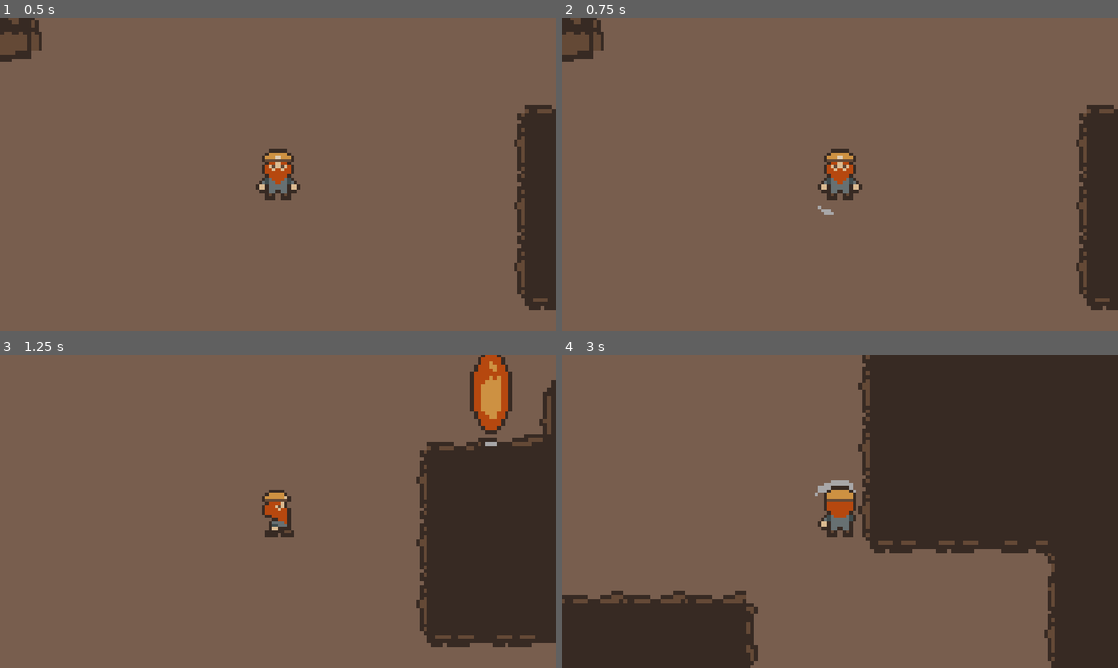
Above: before the commit, frames 1-4 (two rows, left to right).
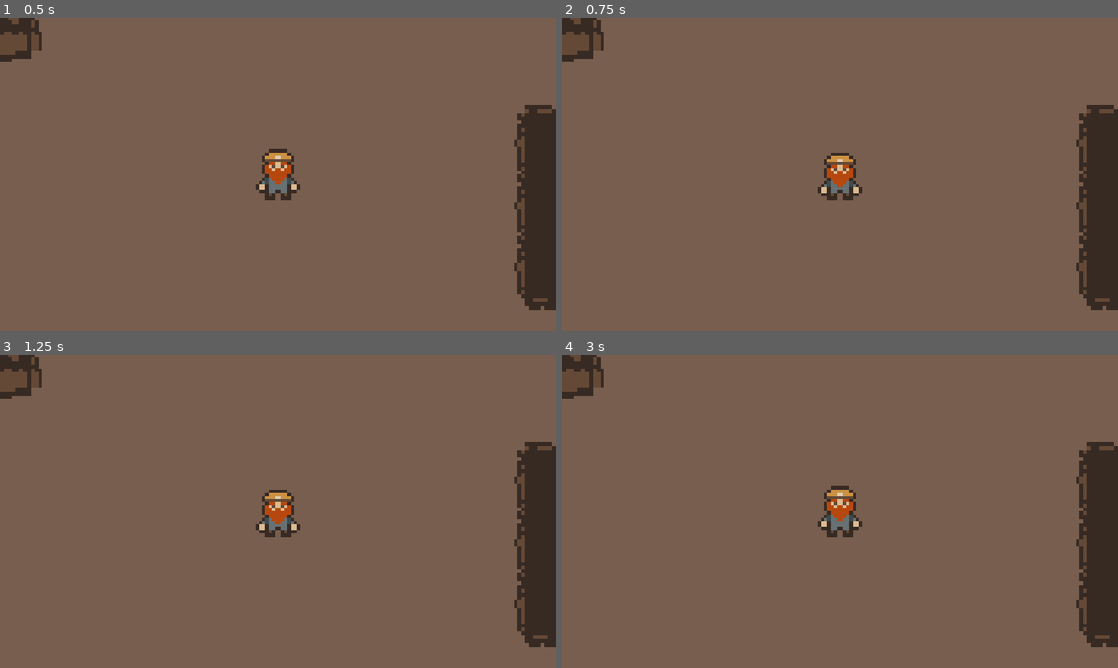
Above: after the commit, the same moments.

Repository: Stanlee1234/Beneath-the-Rubble
Game: Godot game, scene res://Scenes/game.tscn
Same seed, same stepped clock (60 frames per second), same inputs: the game is played once before the commit and once after it.
Inputs:
- Up to frame 1 (0.5 s): no input
- Up to frame 2 (0.75 s): tap Enter at 0.5 s; hold Right (ui_right) from 0.53 s (still down); hold . (attack) from 0.53 s (still down)
- Up to frame 3 (1.25 s): keep holding Right (ui_right); keep holding . (attack)
- Up to frame 4 (3 s): release Right (ui_right) at 1.28 s; release . (attack) at 1.28 s; hold Down (ui_down) 1.28-2.03 s; tap . (attack) at 1.35, 2.85 s; hold Right (ui_right) 2.03-2.78 s; hold . (attack) 2.03-2.78 s; hold Up (ui_up) from 2.78 s (still down)

Frame 1 is identical in both runs. In frame 2, 0.6% of the frame differs, in the area x 46-54%, y 41-63%; in frame 3, 14%; in frame 4, 37%, in the area x 0-100%, y 0-100%.
Error after the commit: Invalid assignment of property or key 'texture' with value of type 'Nil' on a base object of type 'null instance'. (res://Scripts/player.gd:63)

Commit message:
created player 2

Diff:
--- a/Scenes/game.tscn
+++ b/Scenes/game.tscn
@@ -1,6 +1,7 @@
 [gd_scene format=4 uid="uid://b1ab32f431lef"]
 
-[ext_resource type="PackedScene" uid="uid://bpt12jpyb5vb" path="res://Scenes/player.tscn" id="1_qxrlw"]
+[ext_resource type="PackedScene" uid="uid://bpt12jpyb5vb" path="res://Scenes/player1.tscn" id="1_qxrlw"]
+[ext_resource type="Texture2D" uid="uid://bm2cdiokx3lw4" path="res://Assets/Background/Decor/FireFlame.png" id="2_3dryh"]
 [ext_resource type="Texture2D" uid="uid://rlh88t73ussr" path="res://Assets/Background/CaveTilemap.png" id="2_wrm1d"]
 [ext_resource type="PackedScene" uid="uid://os56oxs1ak1t" path="res://Scenes/flamethrower.tscn" id="3_wrm1d"]
 
@@ -194,12 +195,19 @@
 7:7/animation_frame_1/duration = 1.0
 7:7/0 = 0
 
+[sub_resource type="TileSetAtlasSource" id="TileSetAtlasSource_wowpa"]
+texture = ExtResource("2_3dryh")
+0:0/animation_frame_0/duration = 1.0
+0:0/animation_frame_1/duration = 1.0
+0:0/0 = 0
+
 [sub_resource type="TileSet" id="TileSet_wrm1d"]
 physics_layer_0/collision_layer = 1
 terrain_set_0/mode = 0
 terrain_set_0/terrain_0/name = "Dirt"
 terrain_set_0/terrain_0/color = Color(0.27370948, 0.43654928, 0.2092402, 1)
 sources/0 = SubResource("TileSetAtlasSource_qxrlw")
+sources/1 = SubResource("TileSetAtlasSource_wowpa")
 
 [node name="Game" type="Node2D" unique_id=1085869243]
 
@@ -210,6 +218,8 @@
 layer_0/tile_data = PackedInt32Array(-720908, 0, 5, -655372, 0, 5, -589836, 0, 5, -524300, 0, 5, -458764, 0, 5, -393228 …(7748 unchanged characters)…
 layer_1/name = "Layer1"
 layer_1/tile_data = PackedInt32Array(131075, 65536, 2, 65539, 131072, 2, 3, 131072, 2, -65533, 131072, 2, -131069, 6553 …(1977 unchanged characters)…
+layer_2/name = "Torches"
+layer_2/tile_data = PackedInt32Array(-196609, 1, 0)
 
 [node name="TileMapLayer" type="TileMapLayer" parent="TileMap" unique_id=713751805]
 visible = false
--- a/Scenes/player.tscn
+++ b/Scenes/player1.tscn
@@ -190,7 +190,7 @@
 }],
 "loop": false,
 "name": &"swingSide",
-"speed": 8.0
+"speed": 16.0
 }, {
 "frames": [{
 "duration": 1.0,
@@ -207,7 +207,7 @@
 }],
 "loop": false,
 "name": &"swingUp",
-"speed": 8.0
+"speed": 16.0
 }, {
 "frames": [{
 "duration": 1.0,
@@ -270,9 +270,7 @@
 
 [node name="AnimatedSprite2D" type="AnimatedSprite2D" parent="." unique_id=311676538]
 sprite_frames = SubResource("SpriteFrames_l6n3p")
-animation = &"swingDown"
-frame = 3
-frame_progress = 1.0
+animation = &"swingUp"
 
 [node name="CollisionShape2D" type="CollisionShape2D" parent="." unique_id=1081622274]
 position = Vector2(0, 3.5)
@@ -280,9 +278,3 @@
 
 [node name="Camera2D" type="Camera2D" parent="." unique_id=1580152133]
 zoom = Vector2(0.5, 0.5)
-
-[node name="WeaponPivot" type="Node2D" parent="." unique_id=418923151]
-scale = Vector2(0.7, 0.7)
-
-[node name="WeaponSprite" type="Sprite2D" parent="WeaponPivot" unique_id=529847408]
-position = Vector2(1.4901161e-08, 0)
--- /dev/null
+++ b/Scenes/player2.tscn
@@ -0,0 +1,69 @@
+[gd_scene format=3 uid="uid://cux1g268nibtq"]
+
+[ext_resource type="Script" uid="uid://c6f4244diy8hb" path="res://Scripts/player.gd" id="1_x88p5"]
+
+[sub_resource type="SpriteFrames" id="SpriteFrames_l6n3p"]
+animations = [{
+"frames": [],
+"loop": true,
+"name": &"idleDown",
+"speed": 1.5
+}, {
+"frames": [],
+"loop": true,
+"name": &"idleSide",
+"speed": 1.5
+}, {
+"frames": [],
+"loop": true,
+"name": &"idleUp",
+"speed": 1.5
+}, {
+"frames": [],
+"loop": false,
+"name": &"swingDown",
+"speed": 16.0
+}, {
+"frames": [],
+"loop": false,
+"name": &"swingSide",
+"speed": 16.0
+}, {
+"frames": [],
+"loop": false,
+"name": &"swingUp",
+"speed": 16.0
+}, {
+"frames": [],
+"loop": true,
+"name": &"walkDown",
+"speed": 4.0
+}, {
+"frames": [],
+"loop": true,
+"name": &"walkSide",
+"speed": 4.0
+}, {
+"frames": [],
+"loop": true,
+"name": &"walkUp",
+"speed": 4.0
+}]
+
+[sub_resource type="RectangleShape2D" id="RectangleShape2D_olqyp"]
+size = Vector2(6, 9)
+
+[node name="Player" type="CharacterBody2D" unique_id=46163778]
+scale = Vector2(13, 13)
+script = ExtResource("1_x88p5")
+
+[node name="AnimatedSprite2D" type="AnimatedSprite2D" parent="." unique_id=311676538]
+sprite_frames = SubResource("SpriteFrames_l6n3p")
+animation = &"walkUp"
+
+[node name="CollisionShape2D" type="CollisionShape2D" parent="." unique_id=1081622274]
+position = Vector2(0, 3.5)
+shape = SubResource("RectangleShape2D_olqyp")
+
+[node name="Camera2D" type="Camera2D" parent="." unique_id=1580152133]
+zoom = Vector2(0.5, 0.5)
